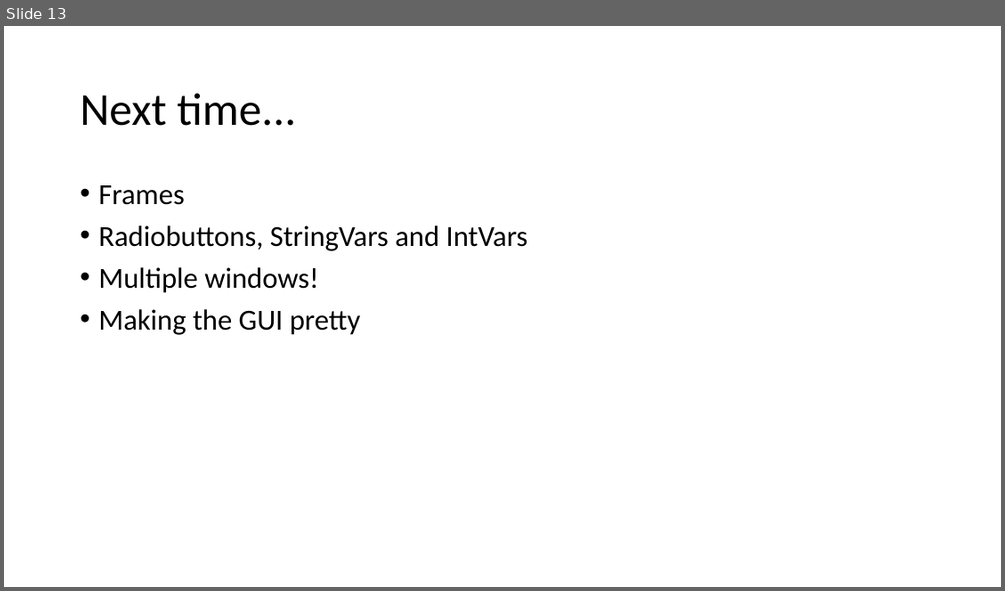
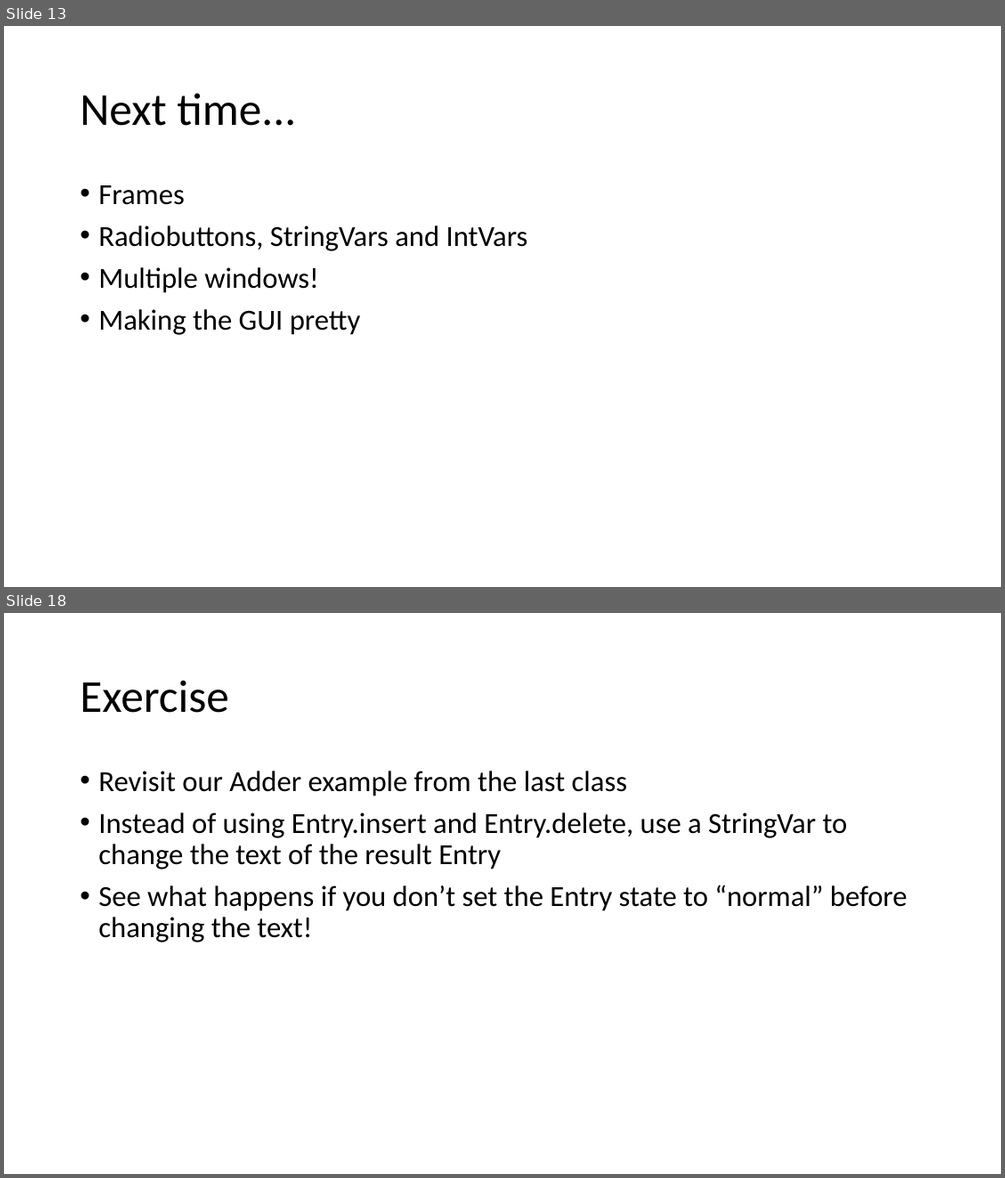
Before and after one commit to sswensen3/cs2316.github.io, a slide deck: slides/tkinter.pptx. Shown one above the other, each under a label of ours: slide 13 before the commit, slides 13 and 18 after it; the slides between them are not shown. The pictures are 1005x591 and 1005x1178 pixels, drawn with LibreOffice and Linux fonts; fonts in the diff are those of the drawing. Boxes give left, top, right and bottom in pixels: in the first picture for what was removed or moved away, otherwise in the second. Text is boxed around its words. In the diff, an @@ line names an element or a change of style, - is before the commit and + after.

```diff
--- a/slides/tkinter.pptx
+++ b/slides/tkinter.pptx
@@ slide 18 added at (x1=4, y1=613, x2=1001, y2=1174), background #FFFFFF @@
@@ title added at (x1=80, y1=680, x2=229, y2=713), 44 pt, text #000000 @@
+Exercise
@@ text added at (x1=98, y1=771, x2=907, y2=942), 28 pt, text #000000 @@
+• Revisit our Adder example from the last class
+• Instead of using Entry.insert and Entry.delete, use a StringVar to change the text of the result Entry
+• See what happens if you don’t set the Entry state to “normal” before changing the text!
```
Also in this commit, not shown: 10 other slides added.
